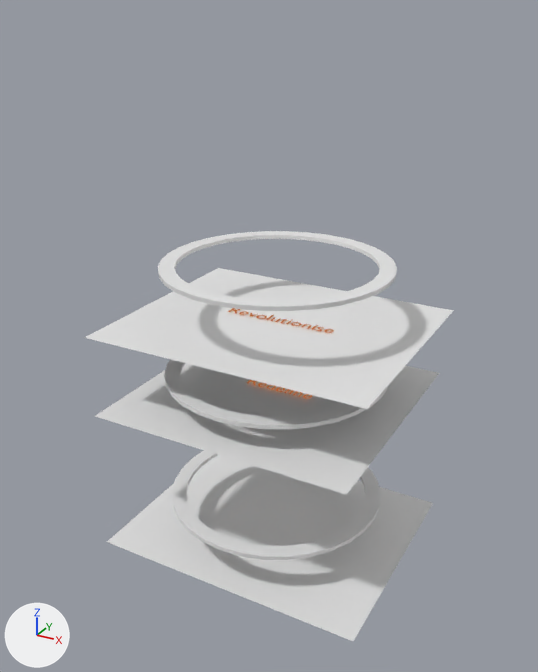
A saved change to the Blender file media/rrr_animation.blend.
Rendered twice from a camera (50 mm lens) standing at (14.9, -27.9, 13.2) and looking at (-0.2, -0.4, -0.6). The lights are fixed; the arrows at lower left show +X, +Y and +Z.

In view in the first picture: 'Plane', 'Plane.001', 'Plane.002', 'light_ring', 'light_ring.001', 'light_ring.002'.
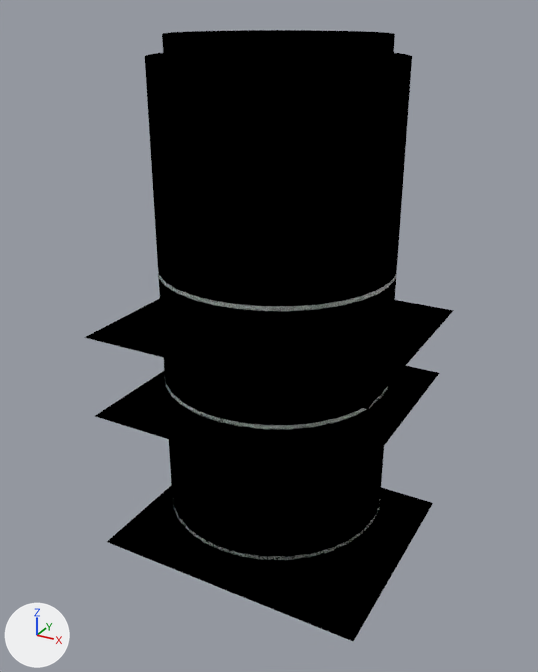
Patch to the scene script:
```diff
--- a/media/rrr_animation.blend.py
+++ b/media/rrr_animation.blend.py
@@ mat_tube @@
 n0 = _N.new('ShaderNodeOutputMaterial'); n0.name = 'Material Output'
-n1 = _N.new('ShaderNodeBsdfAnisotropic'); n1.name = 'Glossy BSDF'
-n1.distribution = 'GGX'
-n1.inputs[0].default_value = (0.164, 0.217, 0.336, 1.0)  # 'Color', blue #71809d
-n1.inputs[1].default_value = 0.789  # 'Roughness'
-_L.new(n1.outputs[0], n0.inputs[0])  # 'BSDF' to 'Surface'
+n2 = _N.new('ShaderNodeBsdfDiffuse'); n2.name = 'Diffuse BSDF'
+n2.inputs[0].default_value = (0.0, 0.0, 0.0, 1.0)  # 'Color', black #000000
+n2.inputs[1].default_value = 0.789  # 'Roughness'
+_L.new(n2.outputs[0], n0.inputs[0])  # 'BSDF' to 'Surface'
@@ mat_complete_black @@
+mat_complete_black = diffuse_material('complete_black')
+mat_complete_black.base_color = (0.0, 0.0, 0.0)  # black #000000
+mat_complete_black.roughness = 0.5
@@ me_plane @@
 me_plane.from_pydata(...)  # 4 vertices, 1 face; spans x -3.63..3.63, y -3.63..3.63, z 0.0
+me_plane.materials.append(mat_complete_black)  # black #000000
@@ me_plane_001 @@
 me_plane_001.from_pydata(...)  # 4 vertices, 1 face; spans x -3.63..3.63, y -3.63..3.63, z 0.0
+me_plane_001.materials.append(mat_complete_black)  # black #000000
@@ me_plane_002 @@
 me_plane_002.from_pydata(...)  # 4 vertices, 1 face; spans x -3.63..3.63, y -3.63..3.63, z 0.0
+me_plane_002.materials.append(mat_complete_black)  # black #000000
@@ ob_cylinder @@
 _m = ob_cylinder.modifiers.new('Boolean', 'BOOLEAN')
 _m.object = ob_cylinder_001
-ob_cylinder.hide_set(True)
@@ ob_cylinder_001 @@
 _m = ob_cylinder_001.modifiers.new('Boolean', 'BOOLEAN')
 _m.operation = 'UNION'
-ob_cylinder_001.hide_set(True)
```

What differs and where, as boxes (x1, y1, x2, y2) in the pictures (538 x 672 px):
'Cylinder', shown (black)
    after: (145, 53, 412, 594)
'Plane.002', recoloured (white to black)
    both: (107, 455, 433, 641)
'Plane', recoloured (white to black)
    both: (84, 268, 454, 409)
'Plane.001', recoloured (grey to black)
    both: (95, 363, 439, 495)
'Cylinder.001', shown (black)
    after: (162, 30, 395, 593)
